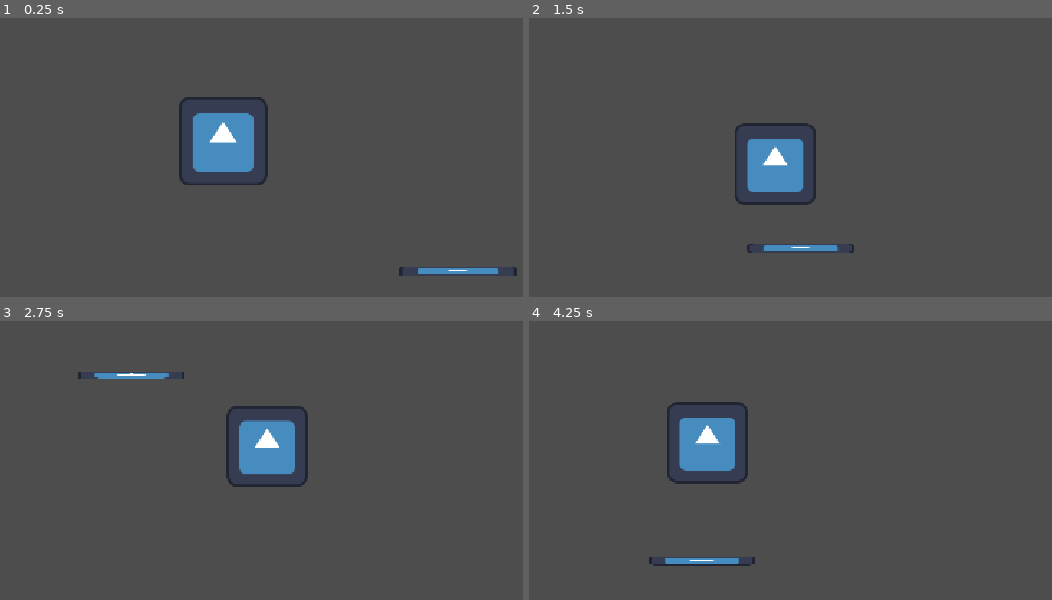
Above: before the commit, frames 1-4 (two rows, left to right).
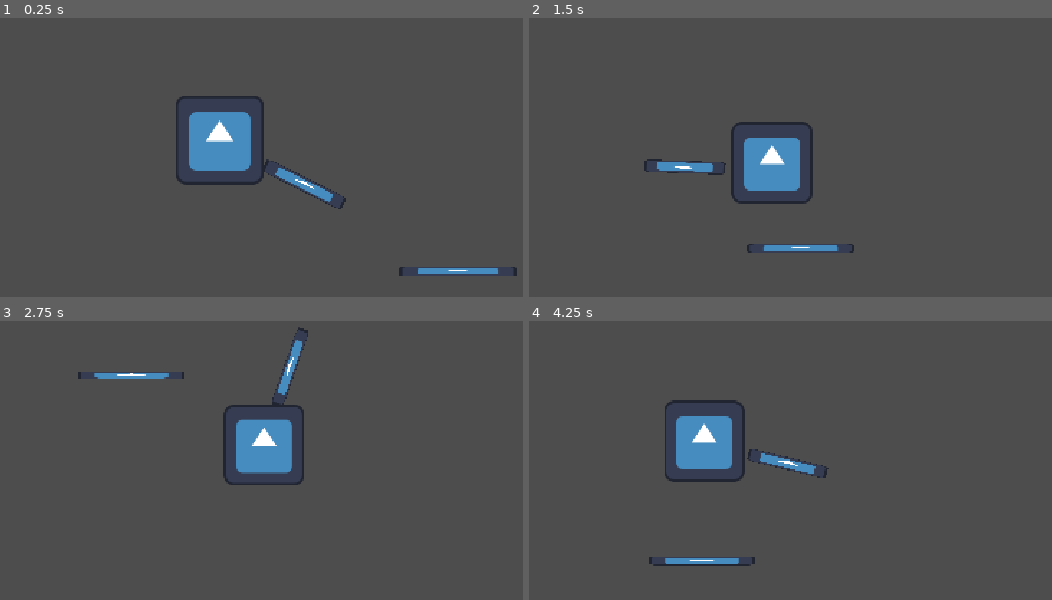
Above: after the commit, the same moments.

Repository: arrowira/shrine2Cjam
Game: Godot game, scene res://Scenes/main.tscn
Same seed, same stepped clock (60 frames per second), same inputs: the game is played once before the commit and once after it. The engine's default icon, where the game draws it, is replaced by a stand-in: a white triangle on a blue panel in a dark square.
Inputs (mouse positions are in pixels of both pictures, inside the frame that each line leads up to):
- Up to frame 1 (0.25 s): no input
- Up to frame 2 (1.5 s): tap Enter at 0.5 s; move the mouse to (926, 121) at 0.52 s; hold Right (right) 0.53-1.28 s; tap Space (attack, bound only after the commit) at 0.6, 1.35 s; move the mouse to (586, 165) at 1.27 s; hold Down (down) from 1.28 s (still down)
- Up to frame 3 (2.75 s): move the mouse to (298, 348) at 2.02 s; release Down (down) at 2.03 s; hold Right (right) from 2.03 s (still down); tap Space (attack, bound only after the commit) at 2.1 s
- Up to frame 4 (4.25 s): move the mouse to (706, 535) at 2.77 s; release Right (right) at 2.78 s; hold Up (up) 2.78-3.53 s; tap Space (attack, bound only after the commit) at 2.85, 3.6 s; move the mouse to (989, 513) at 3.52 s; hold Left (left) from 3.53 s (still down)

The runs differ from the first frame. In frame 1, 1.7% of the frame differs, in the area x 33-67%, y 27-69%; in frame 2, 1.6%; in frame 3, 1.7%; in frame 4, 1.8%, in the area x 26-58%, y 28-59%.

Commit message:
dynamics solver and weapon dynamics

Diff:
--- /dev/null
+++ b/shrine-jam/Dynamics/Dynamics.gd
@@ -0,0 +1,22 @@
+extends Node
+
+const dynamics_solver_script = preload("res://Dynamics/DynamicsSolver.gd")
+const dynamics_solver_vector_script = preload("res://Dynamics/DynamicsSolverVector.gd")
+
+func create_dynamics(f: float, z: float, r: float) -> DynamicsSolver:
+	var solver = Node.new()
+	solver.set_script(dynamics_solver_script)
+	solver.f = f
+	solver.z = z
+	solver.r = r
+	get_tree().root.call_deferred("add_child", solver)
+	return solver
+
+func create_dynamics_vector(f: float, z: float, r: float) -> DynamicsSolverVector:
+	var solver = Node.new()
+	solver.set_script(dynamics_solver_vector_script)
+	solver.f = f
+	solver.z = z
+	solver.r = r
+	get_tree().root.call_deferred("add_child", solver)
+	return solver
--- /dev/null
+++ b/shrine-jam/Dynamics/DynamicsSolver.gd
@@ -0,0 +1,51 @@
+class_name DynamicsSolver extends Node
+
+@export_group("Dynamics")
+
+var f: float
+var z: float
+var r: float
+
+var xp: float
+var xd: float
+var y: float
+var yd: float
+
+var k1: float
+var k2: float
+var k3: float
+
+var T: float
+
+func _ready() -> void:
+	process_mode = Node.PROCESS_MODE_ALWAYS
+
+	k1 = z / (PI * f)
+	k2 = 1 / ((2 * PI * f) * (2 * PI * f))
+	k3 = r * z / (2 * PI * f)
+
+	reset()
+
+func _process(delta: float) -> void:
+	T = delta
+
+func update(x: float):
+	if xd == null:
+		xd = (x - xp) / T
+		xp = x
+
+	var k2_stable = max(k2, T * T / 2 + T * k1 / 2, T * k1)
+	y = y + T * yd
+	yd = yd + T * (x + k3 * xd - y - k1 * yd) / k2_stable
+
+	return y
+
+func reset():
+	xp = 0
+	xd = 0
+	y = 0
+	yd = 0
+
+func set_value(new_value: float):
+	reset()
+	y = new_value
--- /dev/null
+++ b/shrine-jam/Dynamics/DynamicsSolverVector.gd
@@ -0,0 +1,51 @@
+class_name DynamicsSolverVector extends Node
+
+@export_group("Dynamics")
+
+var f: float
+var z: float
+var r: float
+
+var xp: Vector2
+var xd: Vector2
+var y: Vector2
+var yd: Vector2
+
+var k1: float
+var k2: float
+var k3: float
+
+var T: float
+
+func _ready() -> void:
+	process_mode = Node.PROCESS_MODE_ALWAYS
+
+	k1 = z / (PI * f)
+	k2 = 1 / ((2 * PI * f) * (2 * PI * f))
+	k3 = r * z / (2 * PI * f)
+
+	reset()
+
+func _process(delta: float) -> void:
+	T = delta
+
+func update(x: Vector2):
+	if xd == null:
+		xd = (x - xp) / T
+		xp = x
+
+	var k2_stable = max(k2, T * T / 2 + T * k1 / 2, T * k1)
+	y = y + T * yd
+	yd = yd + T * (x + k3 * xd - y - k1 * yd) / k2_stable
+
+	return y
+
+func reset():
+	xp = Vector2.ZERO
+	xd = Vector2.ZERO
+	y = Vector2.ZERO
+	yd = Vector2.ZERO
+
+func set_value(new_value: Vector2):
+	reset()
+	y = new_value
--- a/shrine-jam/Scenes/player.tscn
+++ b/shrine-jam/Scenes/player.tscn
@@ -3,6 +3,7 @@
 [ext_resource type="Script" uid="uid://diiixf8bi1uk6" path="res://scripts/player.gd" id="1_cvnsp"]
 [ext_resource type="Texture2D" uid="uid://dkijon0mpp4ce" path="res://Sprites/icon.svg" id="2_6t5aa"]
 [ext_resource type="Script" uid="uid://c5supyk0lufkd" path="res://scripts/CameraBehaviour.gd" id="3_6t5aa"]
+[ext_resource type="Script" uid="uid://d0h6actid5wbk" path="res://scripts/sword.gd" id="4_vgqql"]
 
 [sub_resource type="RectangleShape2D" id="RectangleShape2D_k3uy8"]
 size = Vector2(124, 120)
@@ -15,9 +16,31 @@
 shape = SubResource("RectangleShape2D_k3uy8")
 
 [node name="Icon" type="Sprite2D" parent="." unique_id=726086064]
-position = Vector2(6, -4)
+position = Vector2(1, -6)
 texture = ExtResource("2_6t5aa")
 
 [node name="Camera2D" type="Camera2D" parent="." unique_id=16901069]
 position_smoothing_enabled = true
 script = ExtResource("3_6t5aa")
+
+[node name="SwordPivot" type="Node2D" parent="." unique_id=1820556017]
+script = ExtResource("4_vgqql")
+
+[node name="SwingPivot" type="Node2D" parent="SwordPivot" unique_id=1317828890]
+position = Vector2(74, 0)
+
+[node name="Icon" type="Sprite2D" parent="SwordPivot/SwingPivot" unique_id=799331290]
+position = Vector2(62, -3.000002)
+scale = Vector2(1, 0.15625)
+texture = ExtResource("2_6t5aa")
+
+[node name="ComboTimer" type="Timer" parent="SwordPivot" unique_id=272139380]
+wait_time = 0.5
+one_shot = true
+
+[node name="ReturnTimer" type="Timer" parent="SwordPivot" unique_id=1592371266]
+wait_time = 0.3
+one_shot = true
+
+[connection signal="timeout" from="SwordPivot/ComboTimer" to="SwordPivot" method="_on_combo_timer_timeout"]
+[connection signal="timeout" from="SwordPivot/ReturnTimer" to="SwordPivot" method="_on_return_timer_timeout"]
--- a/shrine-jam/project.godot
+++ b/shrine-jam/project.godot
@@ -14,6 +14,10 @@
 run/main_scene="uid://b5lq7xoo0djs7"
 config/features=PackedStringArray("4.7", "Forward Plus")
 config/icon="res://Sprites/icon.svg"
+
+[autoload]
+
+Dynamics="*uid://bqef7ivksw07a"
 
 [display]
 
@@ -46,6 +50,11 @@
 , Object(InputEventKey,"resource_local_to_scene":false,"resource_name":"","device":-1,"window_id":0,"alt_pressed":false …(182 unchanged characters)…
 ]
 }
+attack={
+"deadzone": 0.2,
+"events": [Object(InputEventKey,"resource_local_to_scene":false,"resource_name":"","device":-1,"window_id":0,"alt_pressed":false,"shift_pressed":false,"ctrl_pressed":false,"meta_pressed":false,"pressed":false,"keycode":0,"physical_keycode":32,"key_label":0,"unicode":32,"location":0,"echo":false,"script":null)
+]
+}
 
 [physics]
 
--- a/shrine-jam/scripts/player.gd
+++ b/shrine-jam/scripts/player.gd
@@ -8,4 +8,8 @@
 	input = Input.get_vector("left", "right", "up", "down")
 	velocity += input * speed
 	velocity *= 0.8
+
+	if Input.is_action_just_pressed("attack"):
+		$SwordPivot.swing()
+
 	move_and_slide()
--- /dev/null
+++ b/shrine-jam/scripts/sword.gd
@@ -0,0 +1,45 @@
+extends Node2D
+
+@onready var weaponRotDynamics: DynamicsSolver = Dynamics.create_dynamics(8.0, 0.8, 2.0)
+var pivotDeg = 0
+var returning = false
+# Called when the node enters the scene tree for the first time.
+func _ready() -> void:
+	pass # Replace with function body.
+
+
+func _process(delta: float) -> void:
+	look_at(get_global_mouse_position())
+
+	if returning:
+		var returnMod = ($ReturnTimer.time_left/$ReturnTimer.wait_time)
+		print(returnMod)
+		$SwingPivot.rotation_degrees = weaponRotDynamics.update(pivotDeg*returnMod)
+	else:
+		$SwingPivot.rotation_degrees = weaponRotDynamics.update(pivotDeg)
+
+var attack = 0
+func swing():
+	weaponRotDynamics = Dynamics.create_dynamics(8.0, 0.3, 2.0)
+	match attack:
+		0:
+			print("a0")
+			pivotDeg = -40
+		1:
+			pivotDeg = 40
+		2:
+			pivotDeg = -40
+	attack+=1
+	print(attack)
+	$ComboTimer.start()
+
+
+func _on_combo_timer_timeout() -> void:
+	returning = true
+	$ReturnTimer.start()
+	attack = 0
+
+
+func _on_return_timer_timeout() -> void:
+	pivotDeg = 0
+	returning = false
Not shown, added: shrine-jam/Dynamics/Dynamics.gd.uid
Not shown, added: shrine-jam/Dynamics/DynamicsSolver.gd.uid
Not shown, added: shrine-jam/Dynamics/DynamicsSolverVector.gd.uid
Not shown, added: shrine-jam/scripts/sword.gd.uid
